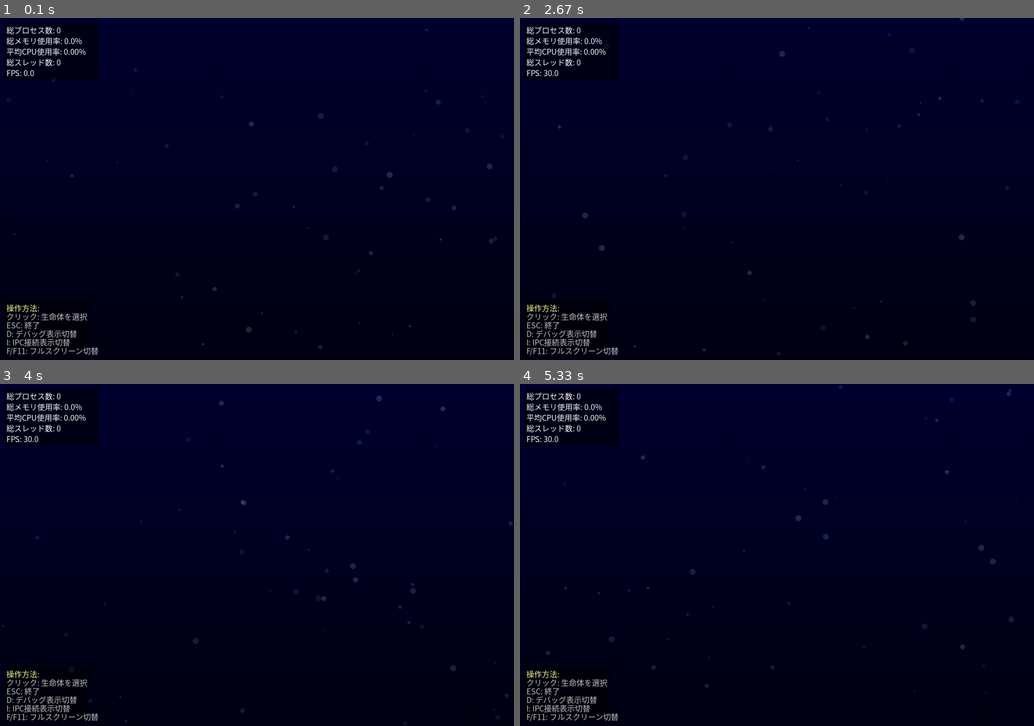
Above: before the commit, frames 1-4 (two rows, left to right).
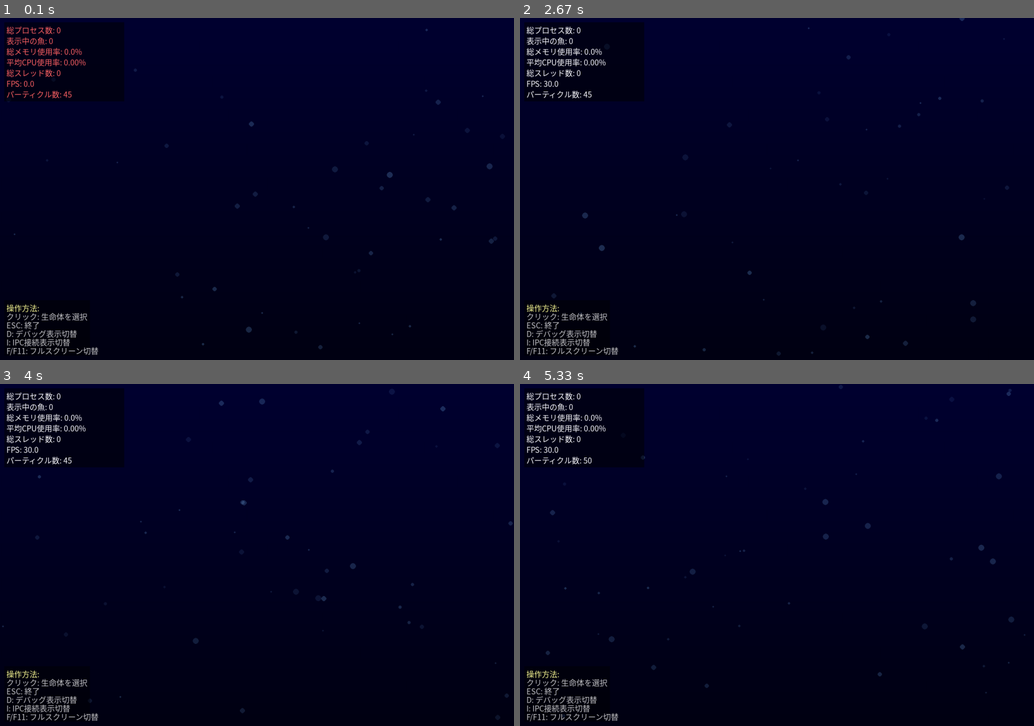
Above: after the commit, the same moments.

Repository: mouri-lab/process-aquarium
Game: pygame game, started from main.py
The game is run twice, just before and just after one commit, with the same random seed, the same clock (stepped at 60 frames per second) and the same inputs.
Inputs (mouse positions are in pixels of both pictures, inside the frame that each line leads up to):
- Up to frame 1 (0.1 s): no input
- Up to frame 2 (2.67 s): tap F at 0.33, 1.33, 2.4 s; click (653, 192) at 0.72 s; click (617, 137) at 1.05 s; click (653, 120) at 1.72 s; click (777, 230) at 2.05 s
- Up to frame 3 (4 s): tap F at 2.7 s; click (185, 483) at 2.88 s; click (436, 643) at 3.22 s; click (442, 527) at 3.55 s; click (97, 510) at 3.88 s
- Up to frame 4 (5.33 s): tap F at 4.23, 4.9, 5.2 s; click (797, 541) at 4.55 s; tap D at 4.98 s

The runs differ from the first frame. In frame 1, 1.1% of the frame differs, in the area x 1-63%, y 1-47%; in frame 2, 1.0%; in frame 3, 1.0%; in frame 4, 1.1%.

Commit message:
プロセス管理と描画のパフォーマンスを向上させるための設定を調整し、動的なパフォーマンス監視機能を追加

Diff:
--- a/src/core/process_manager.py
+++ b/src/core/process_manager.py
@@ -168,11 +168,11 @@
                 return True
 
         # リソース使用量が一定以上のプロセスは含める
-        if memory_percent > 0.5 or cpu_percent > 1.0:
+        if memory_percent > 0.1 or cpu_percent > 0.5:  # 閾値を下げる
             return True
 
-        # その他のプロセスは確率的に選択（負荷軽減）
-        return random.random() < 0.3
+        # その他のプロセスも高確率で選択（制限解除）
+        return random.random() < 0.8  # 30%から80%に増加
 
     def get_new_processes(self) -> List[ProcessInfo]:
         """新しく生成されたプロセスのリストを取得"""
@@ -283,28 +283,63 @@
         return related
 
     def detect_ipc_connections(self) -> List[tuple]:
-        """プロセス間通信の可能性を検出（簡単な実装）"""
+        """プロセス間通信（IPC）接続を検出
+
+        Returns:
+            List[tuple]: (ProcessInfo, ProcessInfo)のタプルリスト
+        """
         connections = []
 
-        # 同じ実行ファイル名を持つプロセス群を検出
-        exe_groups = {}
-        for proc in self.processes.values():
-            if proc.exe:
-                exe_name = proc.exe.split('/')[-1]  # ファイル名のみ取得
-                if exe_name not in exe_groups:
-                    exe_groups[exe_name] = []
-                exe_groups[exe_name].append(proc)
-
-        # 複数のプロセスを持つ実行ファイルは通信の可能性あり
-        for exe_name, procs in exe_groups.items():
-            if len(procs) > 1:
-                # 全ての組み合わせを接続とみなす
-                for i in range(len(procs)):
-                    for j in range(i + 1, len(procs)):
-                        connections.append((procs[i], procs[j]))
-
-        return connections
-
+        try:
+            # ネットワーク接続からプロセス間通信を推定
+            net_connections = psutil.net_connections(kind='inet')
+
+            # ローカル接続を抽出
+            local_connections = {}
+            for conn in net_connections:
+                if (conn.laddr and conn.raddr and
+                    conn.laddr.ip in ['127.0.0.1', '::1'] and
+                    conn.raddr.ip in ['127.0.0.1', '::1'] and
+                    conn.pid):
+
+                    key = (min(conn.laddr.port, conn.raddr.port),
+                           max(conn.laddr.port, conn.raddr.port))
+
+                    if key not in local_connections:
+                        local_connections[key] = []
+                    local_connections[key].append(conn.pid)
+
+            # 同じポートペアを使用するプロセス同士を接続として扱う
+            for port_pair, pids in local_connections.items():
+                if len(pids) >= 2:
+                    unique_pids = list(set(pids))
+                    for i in range(len(unique_pids)):
+                        for j in range(i + 1, len(unique_pids)):
+                            pid1, pid2 = unique_pids[i], unique_pids[j]
+                            if pid1 in self.processes and pid2 in self.processes:
+                                proc1 = self.processes[pid1]
+                                proc2 = self.processes[pid2]
+                                connections.append((proc1, proc2))
+
+            # 親子関係も一種のIPC接続として扱う
+            for proc in self.processes.values():
+                if proc.ppid in self.processes:
+                    parent = self.processes[proc.ppid]
+                    # 既に追加されていない場合のみ追加
+                    if not any((p1.pid == parent.pid and p2.pid == proc.pid) or
+                              (p1.pid == proc.pid and p2.pid == parent.pid)
+                              for p1, p2 in connections):
+                        connections.append((parent, proc))
+
+        except (psutil.AccessDenied, psutil.NoSuchProcess) as e:
+            # アクセス権限がない場合は親子関係のみ返す
+            for proc in self.processes.values():
+                if proc.ppid in self.processes:
+                    parent = self.processes[proc.ppid]
+                    connections.append((parent, proc))
+
+        # 接続数を制限（パフォーマンス考慮）
+        return connections[:20]
 
 def test_process_manager():
     """ProcessManagerのテスト関数"""
--- a/src/visuals/aquarium.py
+++ b/src/visuals/aquarium.py
@@ -38,8 +38,8 @@
         import os
         os.environ['SDL_VIDEO_HIGHDPI_DISABLED'] = '0'  # 高DPI有効化
 
-        # 環境変数から設定を読み取り
-        max_processes = int(os.environ.get('AQUARIUM_MAX_PROCESSES', '100'))
+        # 環境変数から設定を読み取り（制限を大幅に緩和）
+        max_processes = int(os.environ.get('AQUARIUM_MAX_PROCESSES', '500'))  # 100から500に増加
         target_fps = int(os.environ.get('AQUARIUM_FPS', '30'))
 
         # 画面設定
@@ -67,20 +67,35 @@
         self.process_manager = ProcessManager(max_processes=max_processes)
         self.fishes: Dict[int, Fish] = {}  # PID -> Fish
 
-        # 描画最適化
+        # パフォーマンス最適化（制限緩和）
         self.surface_cache = {}  # 描画キャッシュ
+        self.background_cache = None  # 背景キャッシュ
         self.last_process_update = 0
-        self.process_update_interval = 2.0  # プロセス更新を2秒間隔に
+        self.process_update_interval = 1.0  # プロセス更新を1秒間隔に短縮（2秒から1秒へ）
+        self.last_cache_cleanup = time.time()
+        self.cache_cleanup_interval = 60.0  # キャッシュクリーンアップを1分間隔に延長
+
+        # 動的パフォーマンス調整
+        self.performance_monitor = {
+            'fps_history': [],
+            'fish_count_history': [],
+            'last_adjustment': 0,
+            'adaptive_particle_count': 50,
+            'adaptive_fish_update_interval': 1
+        }
 
         # UI状態
         self.selected_fish: Optional[Fish] = None
 
-        # 日本語対応フォントの設定
-        self.font = self._get_japanese_font(24)
-        self.small_font = self._get_japanese_font(18)
-
-        # 背景とエフェクト
+        # 動的フォントスケーリング
+        self.font_scale = 1.0
+        self._update_font_scale()
+        self.font = self._get_japanese_font(int(24 * self.font_scale))
+        self.small_font = self._get_japanese_font(int(18 * self.font_scale))
+
+        # 背景とエフェクト（動的パーティクル数）
         self.background_particles = []
+        self.particle_count = self.performance_monitor['adaptive_particle_count']
         self.init_background_particles()
 
         # プロセス関連統計
@@ -99,13 +114,20 @@
         self.show_ipc = True    # IPC可視化をオン
         self.debug_text_lines = []
 
+        # フルスクリーン管理
+        self.original_size = (width, height)
+
         # 実行状態
         self.running = True
 
     def init_background_particles(self):
-        """背景の水泡パーティクルを初期化"""
+        """背景の水泡パーティクルを初期化（適応的）"""
         self.background_particles = []  # 既存のパーティクルをクリア
-        particle_count = min(50, int(self.width * self.height / 20000))  # 画面サイズに応じてパーティクル数を調整
+
+        # 適応的パーティクル数を使用
+        base_count = min(100, int(self.width * self.height / 15000))  # 画面サイズに応じた基本数
+        particle_count = min(base_count, self.performance_monitor['adaptive_particle_count'])
+
         for _ in range(particle_count):
             particle = {
                 'x': random.uniform(0, self.width),
@@ -116,6 +138,9 @@
             }
             self.background_particles.append(particle)
 
+        # 背景キャッシュをクリア（サイズ変更に対応）
+        self.background_cache = None
+
     def update_background_particles(self):
         """背景パーティクルの更新"""
         for particle in self.background_particles:
@@ -127,17 +152,18 @@
                 particle['x'] = random.uniform(0, self.width)
 
     def draw_background(self):
-        """背景の描画"""
-        # 深海のグラデーション背景
-        for y in range(self.height):
-            # 上部は濃い青、下部は黒に近い青
-            intensity = 1.0 - (y / self.height)
-            blue_intensity = int(20 + intensity * 30)
-            color = (0, 0, blue_intensity)
-            pygame.draw.line(self.screen, color, (0, y), (self.width, y))
-
-        # 水泡パーティクル
-        for particle in self.background_particles:
+        """背景の描画（キャッシュ最適化版）"""
+        # 背景キャッシュがない場合は作成
+        if self.background_cache is None or self.background_cache.get_size() != (self.width, self.height):
+            self._create_background_cache()
+
+        # キャッシュされた背景を描画
+        self.screen.blit(self.background_cache, (0, 0))
+
+        # 動的な水泡パーティクル（適応的な数）
+        particle_count = min(len(self.background_particles), self.performance_monitor['adaptive_particle_count'])
+
+        for i, particle in enumerate(self.background_particles[:particle_count]):
             color = (100, 150, 200, particle['alpha'])
             temp_surface = pygame.Surface((particle['size'] * 2, particle['size'] * 2), pygame.SRCALPHA)
             pygame.draw.circle(temp_surface, color,
@@ -147,6 +173,18 @@
                            (particle['x'] - particle['size'],
                             particle['y'] - particle['size']))
 
+    def _create_background_cache(self):
+        """背景キャッシュを作成"""
+        self.background_cache = pygame.Surface((self.width, self.height))
+
+        # 深海のグラデーション背景
+        for y in range(self.height):
+            # 上部は濃い青、下部は黒に近い青
+            intensity = 1.0 - (y / self.height)
+            blue_intensity = int(20 + intensity * 30)
+            color = (0, 0, blue_intensity)
+            pygame.draw.line(self.background_cache, color, (0, y), (self.width, y))
+
     def update_process_data(self):
         """プロセス情報の更新"""
         current_time = time.time()
@@ -169,9 +207,14 @@
         self.avg_cpu = sum(proc.cpu_percent for proc in process_data.values()) / max(1, len(process_data))
         self.total_threads = sum(proc.num_threads for proc in process_data.values())
 
-        # 新規プロセス用のFish作成
+        # 新規プロセス用のFish作成（制限解除）
         for pid, proc in process_data.items():
             if pid not in self.fishes:
+                # 制限を一時的に解除 - すべてのプロセスを表示
+                # max_fish = min(self.process_manager.max_processes, 150)  # 最大150匹
+                # if len(self.fishes) >= max_fish:
+                #     self._remove_oldest_fish()
+
                 # ランダムな初期位置
                 x = random.uniform(50, self.width - 50)
                 y = random.uniform(50, self.height - 50)
@@ -222,6 +265,16 @@
         for pid in dead_pids:
             del self.fishes[pid]
 
+    def _remove_oldest_fish(self):
+        """最も古い魚を削除してパフォーマンスを維持"""
+        if not self.fishes:
+            return
+
+        # 作成時刻でソートして最も古い魚を特定
+        oldest_fish = min(self.fishes.values(), key=lambda f: f.creation_time)
+        print(f"🗑️ 古い魚を削除: PID {oldest_fish.pid} ({oldest_fish.process_name})")
+        del self.fishes[oldest_fish.pid]
+
     def _update_schooling_behavior(self):
         """群れ行動の更新"""
         # 関連プロセス群を取得して群れを形成
@@ -261,24 +314,33 @@
 
     def draw_ui(self):
         """UI情報の描画"""
-        # 統計情報
+        current_fps = self.clock.get_fps()
+
+        # 統計情報（パフォーマンス情報を含む）
         stats_lines = [
             f"総プロセス数: {self.total_processes}",
+            f"表示中の魚: {len(self.fishes)}",
             f"総メモリ使用率: {self.total_memory:.1f}%",
             f"平均CPU使用率: {self.avg_cpu:.2f}%",
             f"総スレッド数: {self.total_threads}",
-            f"FPS: {self.clock.get_fps():.1f}",
+            f"FPS: {current_fps:.1f}",
+            f"パーティクル数: {self.performance_monitor['adaptive_particle_count']}",
         ]
+
+        # Retinaディスプレイ情報
+        if hasattr(self, 'retina_info') and self.retina_info['is_retina']:
+            stats_lines.append(f"Retina: {self.retina_info['scale_factor']:.1f}x")
 
         # 背景パネル
         panel_height = len(stats_lines) * 25 + 10
-        panel_surface = pygame.Surface((220, panel_height), pygame.SRCALPHA)
+        panel_surface = pygame.Surface((280, panel_height), pygame.SRCALPHA)
         panel_surface.fill((0, 0, 0, 128))
         self.screen.blit(panel_surface, (10, 10))
 
         # 統計テキスト
         for i, line in enumerate(stats_lines):
-            text_surface = self._render_text(line, self.small_font, (255, 255, 255))
+            color = (255, 100, 100) if current_fps < self.fps * 0.7 else (255, 255, 255)  # 低FPS時は赤
+            text_surface = self._render_text(line, self.small_font, color)
             self.screen.blit(text_surface, (15, 15 + i * 25))
 
         # 選択されたFishの詳細情報
@@ -483,26 +545,104 @@
             if fish.target_y >= self.height:
                 fish.target_y = random.uniform(50, self.height - 50)
 
+    def _adjust_performance(self):
+        """動的パフォーマンス調整"""
+        if not self.performance_monitor['fps_history']:
+            return
+
+        avg_fps = sum(self.performance_monitor['fps_history']) / len(self.performance_monitor['fps_history'])
+        avg_fish_count = sum(self.performance_monitor['fish_count_history']) / len(self.performance_monitor['fish_count_history'])
+
+        # FPSが低い場合の調整
+        if avg_fps < self.fps * 0.7:  # 目標FPSの70%以下
+            # パーティクル数を減らす
+            if self.performance_monitor['adaptive_particle_count'] > 20:
+                self.performance_monitor['adaptive_particle_count'] -= 5
+                print(f"🐌 パフォーマンス調整: パーティクル数を{self.performance_monitor['adaptive_particle_count']}に減少")
+
+            # 魚の更新間隔を増やす
+            if self.performance_monitor['adaptive_fish_update_interval'] < 3:
+                self.performance_monitor['adaptive_fish_update_interval'] += 1
+                print(f"🐌 パフォーマンス調整: 魚更新間隔を{self.performance_monitor['adaptive_fish_update_interval']}に増加")
+
+        # FPSが十分高い場合は品質を向上
+        elif avg_fps > self.fps * 0.9 and avg_fish_count < 80:
+            # パーティクル数を増やす
+            if self.performance_monitor['adaptive_particle_count'] < 100:
+                self.performance_monitor['adaptive_particle_count'] += 5
+                print(f"🚀 パフォーマンス調整: パーティクル数を{self.performance_monitor['adaptive_particle_count']}に増加")
+
+            # 魚の更新間隔を減らす
+            if self.performance_monitor['adaptive_fish_update_interval'] > 1:
+                self.performance_monitor['adaptive_fish_update_interval'] -= 1
+                print(f"🚀 パフォーマンス調整: 魚更新間隔を{self.performance_monitor['adaptive_fish_update_interval']}に減少")
+
+    def _cleanup_caches(self):
+        """キャッシュクリーンアップ"""
+        # サーフェスキャッシュをクリア
+        old_cache_size = len(self.surface_cache)
+        self.surface_cache.clear()
+
+        # 背景キャッシュをクリア
+        self.background_cache = None
+
+        print(f"🧹 キャッシュクリーンアップ完了 (削除: {old_cache_size}アイテム)")
+
+        # ガベージコレクションを明示的に実行
+        import gc
+        gc.collect()
+
     def update(self):
         """フレーム更新"""
+        current_time = time.time()
+
+        # パフォーマンス監視
+        current_fps = self.clock.get_fps()
+        self.performance_monitor['fps_history'].append(current_fps)
+        self.performance_monitor['fish_count_history'].append(len(self.fishes))
+
+        # 履歴を最新100フレームに制限
+        if len(self.performance_monitor['fps_history']) > 100:
+            self.performance_monitor['fps_history'] = self.performance_monitor['fps_history'][-100:]
+            self.performance_monitor['fish_count_history'] = self.performance_monitor['fish_count_history'][-100:]
+
+        # 動的パフォーマンス調整（5秒ごと）
+        if current_time - self.performance_monitor['last_adjustment'] > 5.0:
+            self._adjust_performance()
+            self.performance_monitor['last_adjustment'] = current_time
+
         # プロセスデータの更新
         self.update_process_data()
 
         # 背景パーティクルの更新
         self.update_background_particles()
 
-        # Fishの位置更新（群れ行動対応）
+        # Fishの位置更新（適応的更新間隔）
         fish_list = list(self.fishes.values())
-        for fish in fish_list:
-            # 近くの魚を検索
+        update_interval = self.performance_monitor['adaptive_fish_update_interval']
+
+        for i, fish in enumerate(fish_list):
+            # 適応的更新：魚の数が多い場合は一部の魚のみ更新
+            if len(fish_list) > 50 and i % update_interval != (int(current_time * 10) % update_interval):
+                continue
+
+            # 近くの魚を検索（最適化：距離の事前チェック）
             nearby_fish = []
             for other_fish in fish_list:
                 if other_fish.pid != fish.pid:
-                    distance = math.sqrt((fish.x - other_fish.x)**2 + (fish.y - other_fish.y)**2)
-                    if distance < 100:  # 100ピクセル以内の魚
-                        nearby_fish.append(other_fish)
+                    dx = fish.x - other_fish.x
+                    dy = fish.y - other_fish.y
+                    if abs(dx) < 100 and abs(dy) < 100:  # 事前チェック
+                        distance_sq = dx * dx + dy * dy
+                        if distance_sq < 10000:  # 100^2
+                            nearby_fish.append(other_fish)
 
             fish.update_position(self.width, self.height, nearby_fish)
+
+        # 定期的なキャッシュクリーンアップ
+        if current_time - self.last_cache_cleanup > self.cache_cleanup_interval:
+            self._cleanup_caches()
+            self.last_cache_cleanup = current_time
 
     def draw(self):
         """描画処理"""
@@ -601,20 +741,28 @@
             self.scale_factor = 1.0
 
     def get_best_fullscreen_resolution(self):
-        """最適なフルスクリーン解像度を取得（論理解像度を優先）"""
+        """フルスクリーン用の最適解像度を取得（常に論理解像度を使用）"""
         try:
-            # 常に論理解像度を使用（Retinaディスプレイ対応）
+            # 現在のディスプレイ情報を取得
             info = pygame.display.Info()
             logical_width = info.current_w
             logical_height = info.current_h
 
-            print(f"🔍 論理解像度を使用: {logical_width}x{logical_height}")
-            return (logical_width, logical_height)
+            print(f"🖥️ 論理解像度を使用: {logical_width}x{logical_height}")
+
+            # Retinaディスプレイでも論理解像度を返す
+            return logical_width, logical_height
 
         except Exception as e:
             print(f"❌ 解像度取得エラー: {e}")
-            # フォールバック: 一般的な解像度
-            return (1920, 1080)
+            # フォールバック解像度
+            return 1920, 1080
+
+    def _update_font_scale(self):
+        """画面サイズに基づいてフォントスケールを更新"""
+        self.font_scale = min(self.width / self.base_width, self.height / self.base_height)
+        # 最小スケールを設定（読みやすさを保証）
+        self.font_scale = max(0.5, min(2.0, self.font_scale))
 
     def _get_japanese_font(self, size: int) -> pygame.font.Font:
         """日本語対応フォントを取得"""
--- a/src/visuals/fish.py
+++ b/src/visuals/fish.py
@@ -6,6 +6,7 @@
 import pygame
 import math
 import random
+import time
 from typing import Tuple, Optional, List
 
 class Fish:
@@ -19,7 +20,9 @@
         # プロセス基本情報
         self.pid = pid
         self.name = name
+        self.process_name = name  # aquarium.pyとの互換性
         self.parent_pid: Optional[int] = None
+        self.creation_time = time.time()  # 作成時刻を記録
 
         # 位置と動き
         self.x = x
